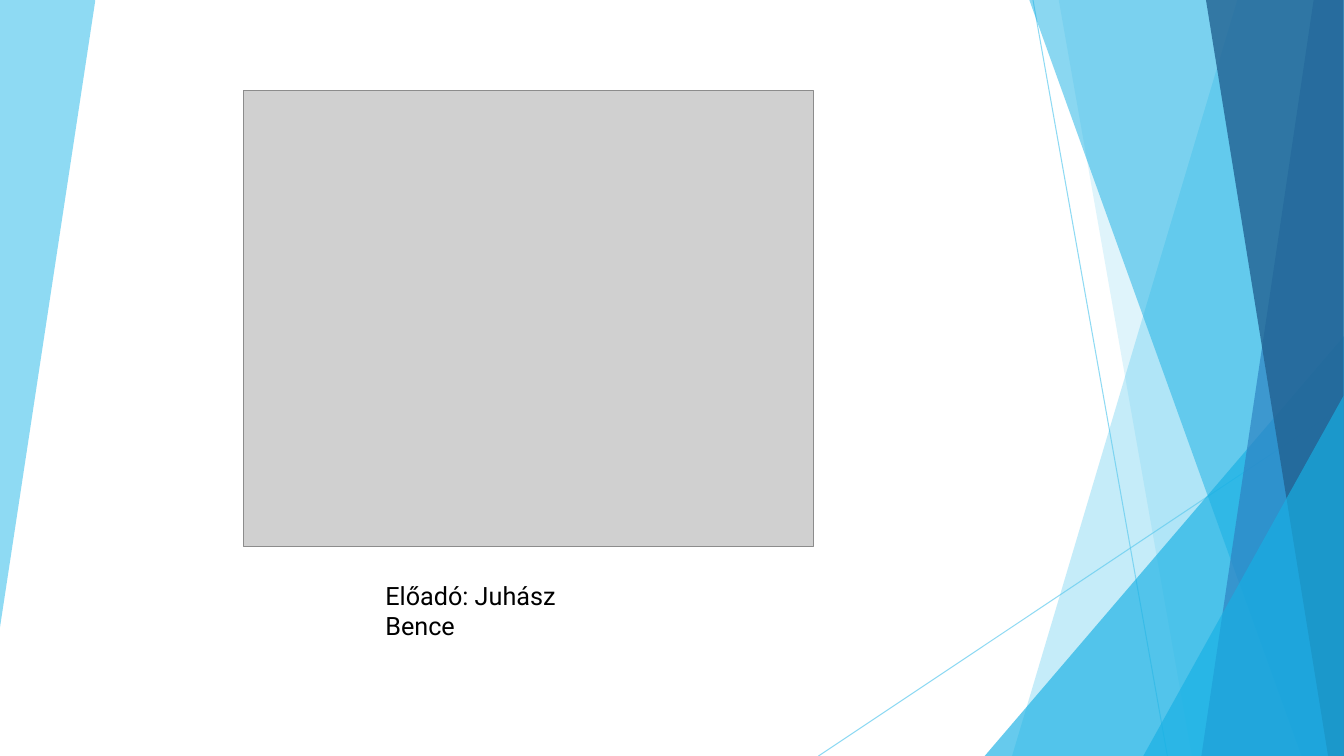
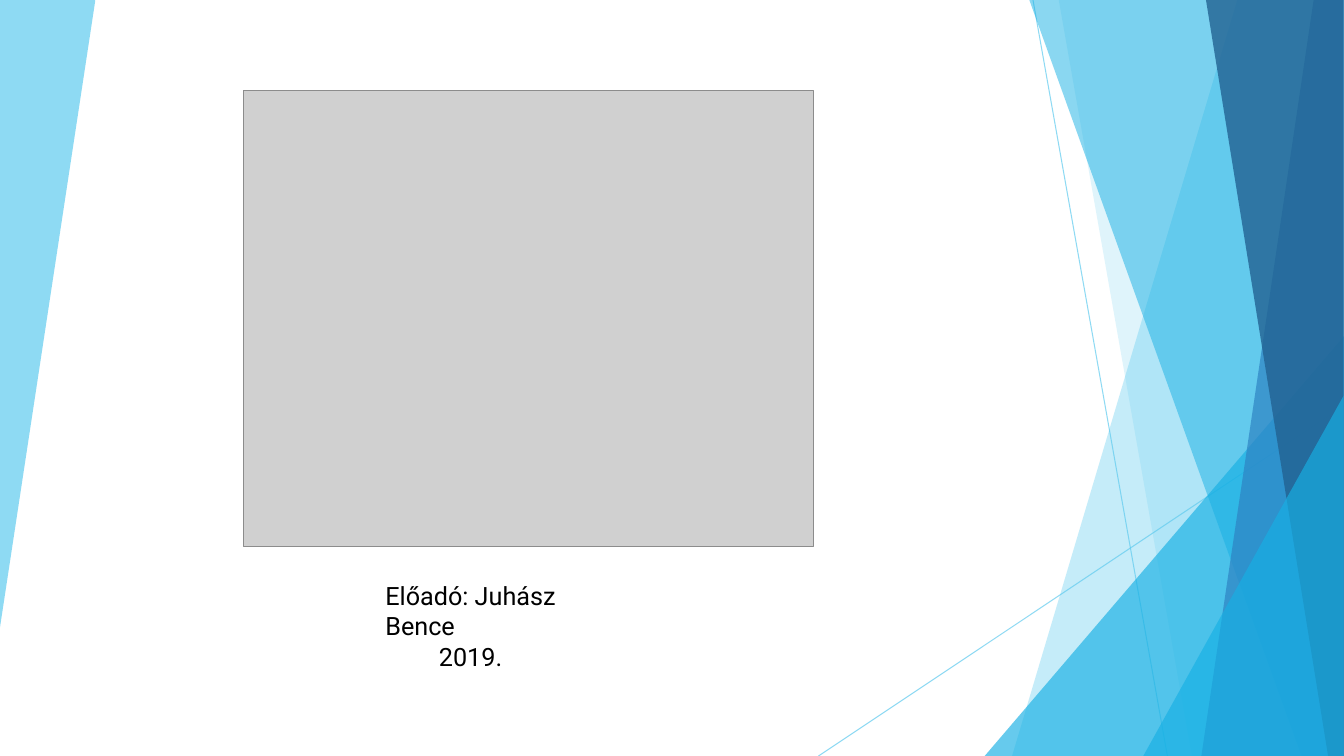
Before and after one commit to jbence1994/Virtual-Receptionist-projection, a slide deck: slide 1 of documentation/VR.pptx. Drawn at 1344x756 pixels with LibreOffice and Linux fonts; fonts in the diff are those of the drawing; grey boxes stand for pictures. Boxes give left, top, right and bottom in pixels: in the first picture for what was removed or moved away, otherwise in the second. Text is boxed around its words. In the diff, an @@ line names an element or a change of style, - is before the commit and + after.

```diff
--- a/documentation/VR.pptx
+++ b/documentation/VR.pptx
@@ text at (x1=439, y1=648, x2=502, y2=667): paragraph added @@
+2019.
```
Also in this commit, not shown: 6 other slides changed, 3 slides added, 2 slides removed.
